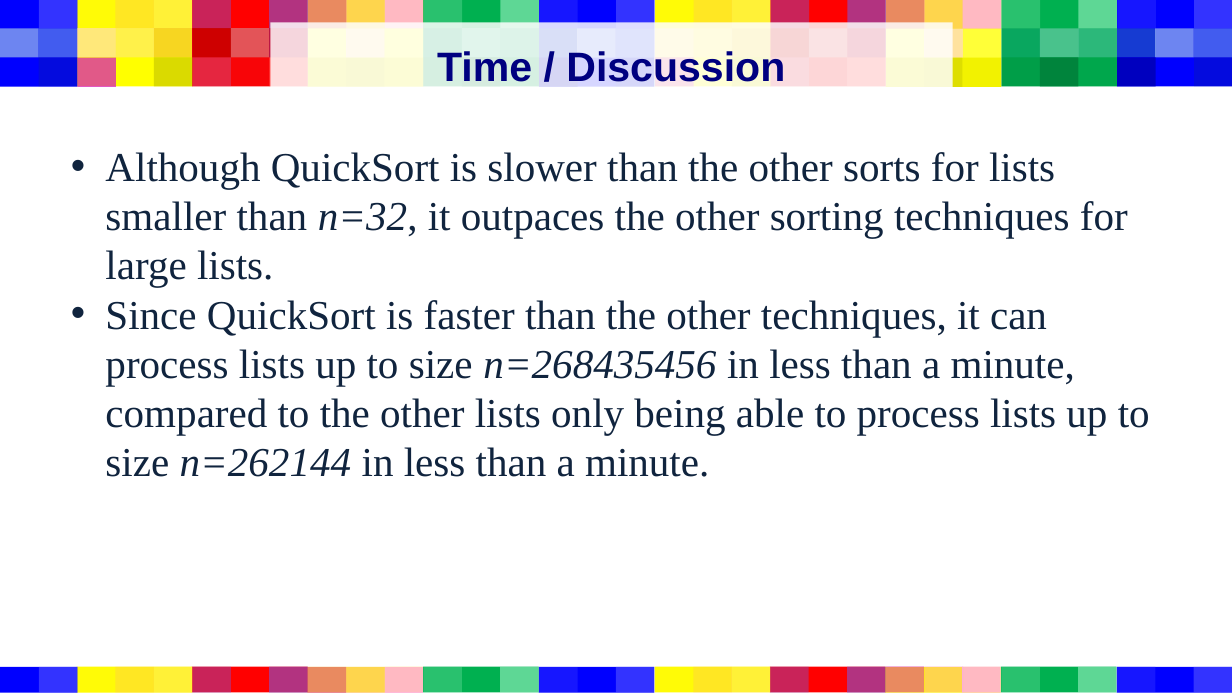
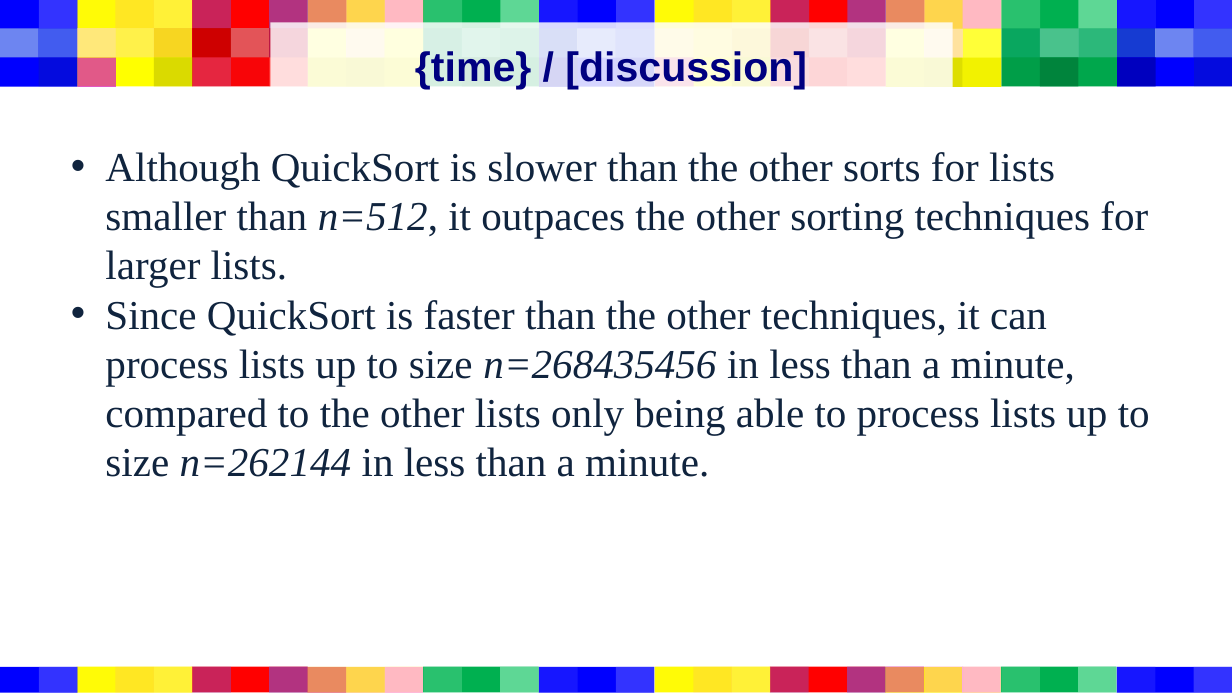
Before and after one commit to tgoodell/Computer-Programming-II, a slide deck: slide 4 of A01/presentation.pptx (slide 3 before the commit). Drawn at 1232x693 pixels with LibreOffice and Linux fonts; fonts in the diff are those of the drawing. Boxes give left, top, right and bottom in pixels: in the first picture for what was removed or moved away, otherwise in the second. Text is boxed around its words. In the diff, an @@ line names an element or a change of style, - is before the commit and + after.

```diff
--- a/A01/presentation.pptx
+++ b/A01/presentation.pptx
@@ title at (x1=415, y1=49, x2=807, y2=90): text changed @@
-Time / Discussion
+{time} / [discussion]
@@ text at (x1=105, y1=152, x2=1148, y2=287): text changed @@
-• Although QuickSort is slower than the other sorts for lists smaller than n=32, it outpaces the other sorting techniques for large lists.
+• Although QuickSort is slower than the other sorts for lists smaller than n=512, it outpaces the other sorting techniques for larger lists.
```
Also in this commit, not shown: 9 other slides changed, 2 slides added, 19 other files.
